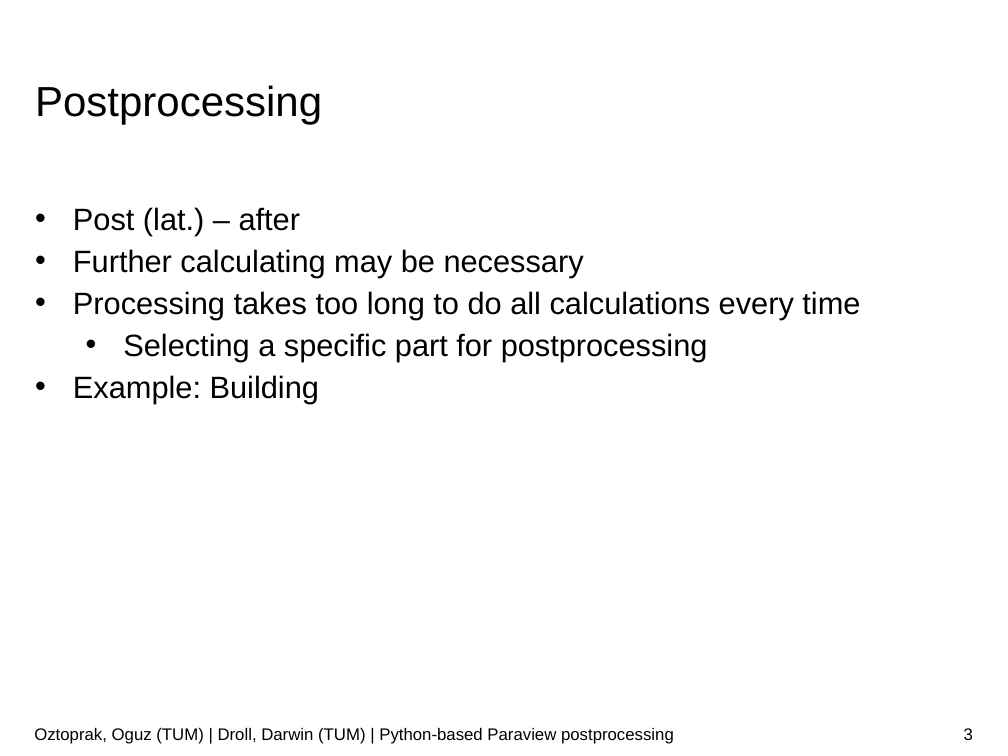
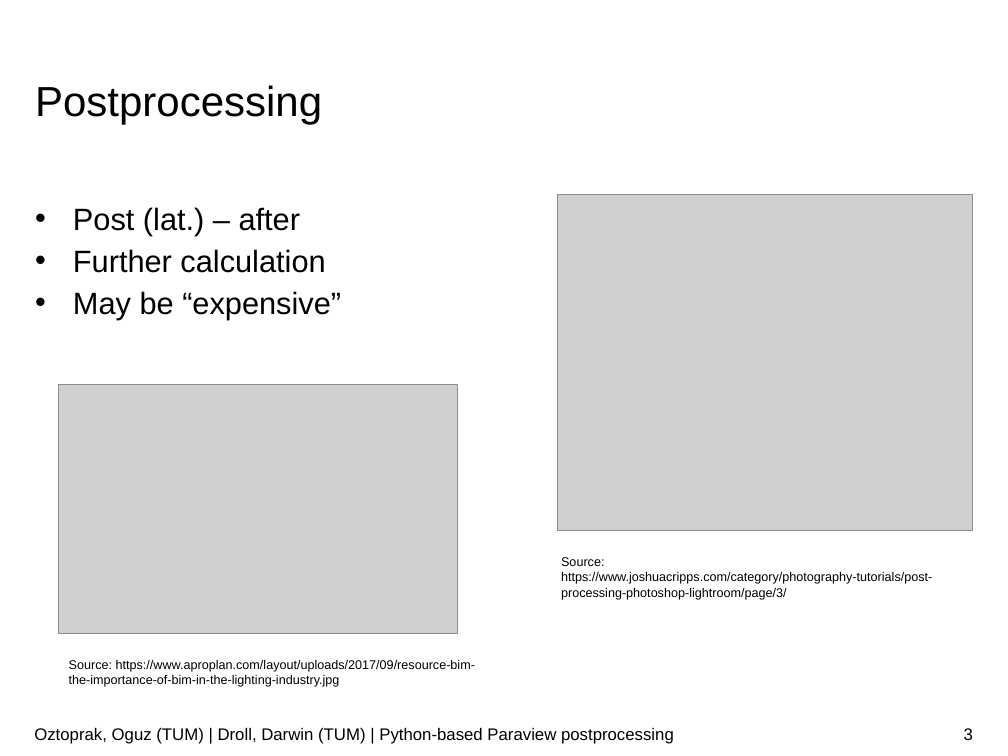
Before and after one commit to JusticeBoi/Paraview-PostProcessing-SoftwareLab, a slide deck: slide 3 of Paraview-postprocessor.pptx. Drawn at 1008x756 pixels with LibreOffice and Linux fonts; fonts in the diff are those of the drawing; grey boxes stand for pictures; background and template pictures are left out. Boxes give left, top, right and bottom in pixels: in the first picture for what was removed or moved away, otherwise in the second. Text is boxed around its words. In the diff, an @@ line names an element or a change of style, - is before the commit and + after.

Commit message:
Editing first part

```diff
--- a/Paraview-postprocessor.pptx
+++ b/Paraview-postprocessor.pptx
@@ picture added at <box>557,195,973,530</box> @@
@@ text at <box>73,249,341,320</box>: text changed @@
-• Further calculating may be necessary
-• Processing takes too long to do all calculations every time
-  • Selecting a specific part for postprocessing
-• Example: Building
+• Further calculation
+• May be “expensive”
@@ picture added at <box>58,384,458,633</box> @@
@@ text added at <box>561,557,932,600</box>, 9 pt, text #000000 @@
+Source: https://www.joshuacripps.com/category/photography-tutorials/post-processing-photoshop-lightroom/page/3/
@@ text added at <box>69,660,475,687</box>, 9 pt, text #000000 @@
+Source: https://www.aproplan.com/layout/uploads/2017/09/resource-bim-the-importance-of-bim-in-the-lighting-industry.jpg
```
Also in this commit, not shown: 4 other slides changed.
